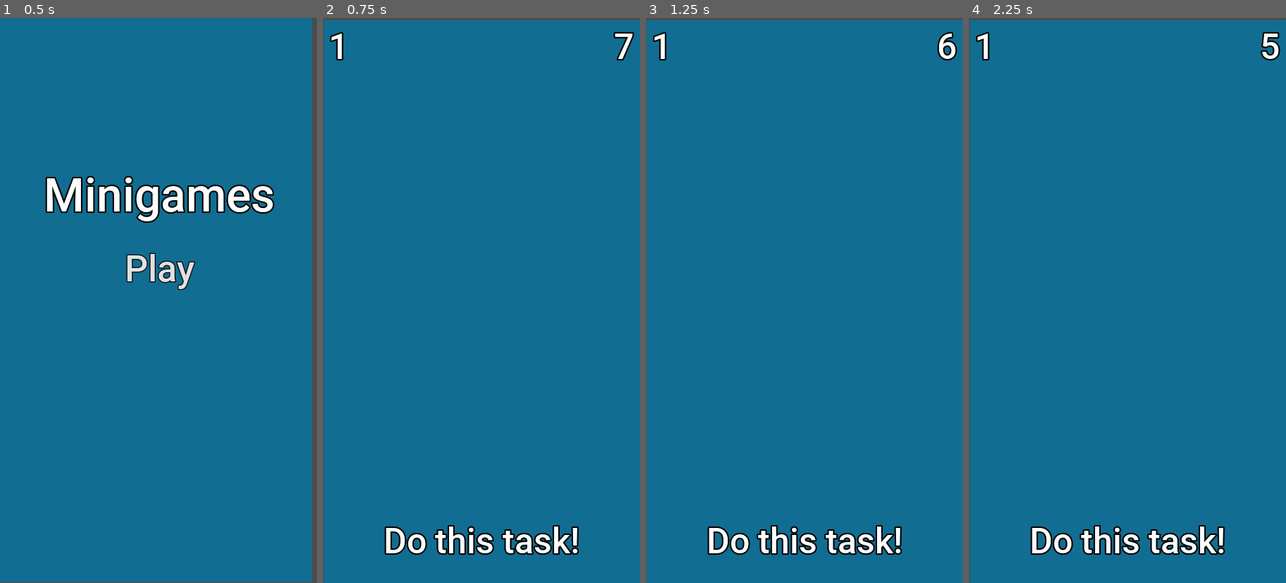
Above: before the commit, frames 1-4 (left to right).
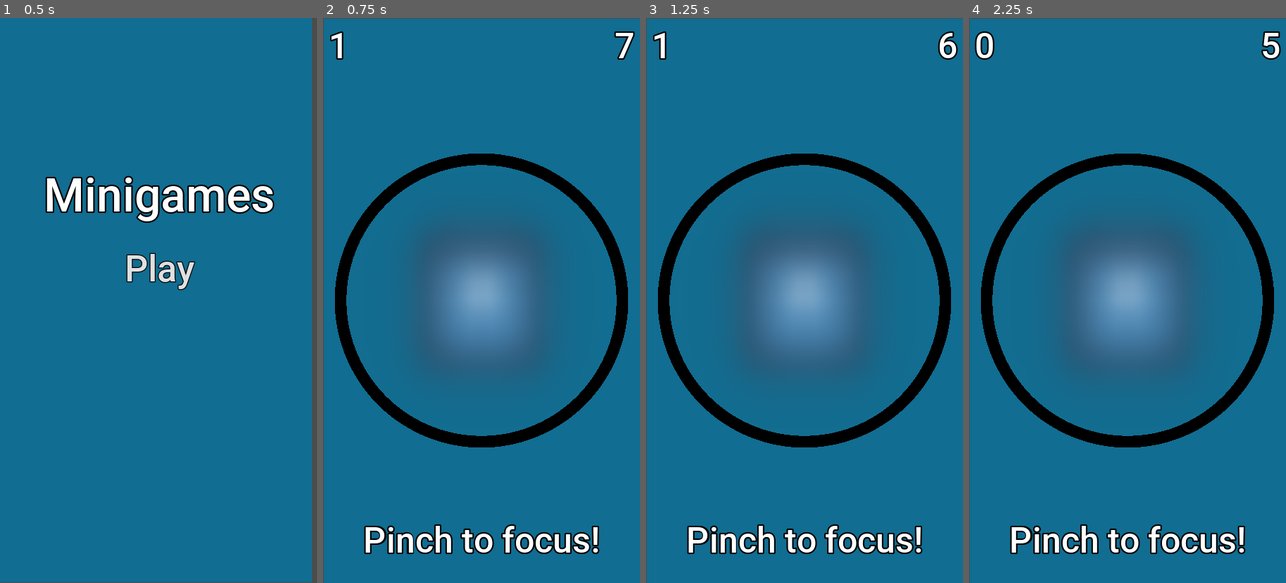
Above: after the commit, the same moments.

Repository: N-Ziermann/Minigame-Collection
Game: Godot game, scene res://Scenes/Main-Scene.tscn
Same seed, same stepped clock (60 frames per second), same inputs: the game is played once before the commit and once after it. The engine's default icon, where the game draws it, is replaced by a stand-in: a white triangle on a blue panel in a dark square.
Inputs (mouse positions are in pixels of both pictures, inside the frame that each line leads up to):
- Up to frame 1 (0.5 s): no input
- Up to frame 2 (0.75 s): click "Play" at 0.5 s
- Up to frame 3 (1.25 s): no input
- Up to frame 4 (2.25 s): tap Enter at 1.25 s; move the mouse to (1197, 272) at 1.27 s; click (1197, 272) at 1.42 s; drag from (1064, 328) to (1111, 413) at 2.02 s

Frame 1 is identical in both runs. In frame 2, 16% of the frame differs, in the area x 0-100%, y 0-95%; in frame 3, 17%; in frame 4, 17%.

Commit message:
Implement pinch

Diff:
--- a/App/Scenes/Magnifying_Glass.tscn
+++ b/App/Scenes/Magnifying_Glass.tscn
@@ -1,11 +1,14 @@
-[gd_scene load_steps=5 format=2]
-
+[gd_scene load_steps=9 format=2]
+
+[ext_resource path="res://Scripts/Score.gd" type="Script" id=1]
+[ext_resource path="res://Scripts/Timer.gd" type="Script" id=2]
+[ext_resource path="res://Fonts/Roboto-Medium.ttf" type="DynamicFontData" id=3]
 [ext_resource path="res://icon.png" type="Texture" id=4]
 
 [sub_resource type="Shader" id=1]
 code = "shader_type canvas_item;
 
-// default values are what the shader tested with
+// default values are what the shader was tested with
 uniform float blur : hint_range(-5.0,5.0)  = 5;
 uniform float radius_uniform : hint_range(0,400)  = 230;
 uniform float border_width_uniform : hint_range(0,50) = 20;
@@ -22,18 +25,18 @@
 	float border_width = border_width_uniform * screen_to_test_res_ratio;
 	//execute shader
 	vec2 center = vec2(viewport_width/2.0, viewport_height/2.0);
-	vec2 pixelPos = (new_uv / SCREEN_PIXEL_SIZE);
+	vec2 pixelPos = (new_uv / SCREEN_PIXEL_SIZE);	// where the pixel is on screen
 	vec2 dist_to_center_vec = vec2(abs(pixelPos.x-center.x),abs(pixelPos.y-center.y));
 	float dist_to_center = sqrt(pow(dist_to_center_vec.x,2) + pow(dist_to_center_vec.y,2));
 
+	// if pixel inside the border arround the lense
 	if (dist_to_center > radius && dist_to_center < radius+border_width){
 		blurarea = vec4(0.0,0.0,0.0,1.0);
 	}
+	// if pixel inside lense-area
 	if (dist_to_center < radius){
 		 blurarea = texture(SCREEN_TEXTURE, SCREEN_UV, abs(blur));
 	}
-
-	//blurarea = vec4(0,0,0,pixelPos.y/300.0);
 
 	COLOR = blurarea;
 }"
@@ -50,7 +53,9 @@
 script/source = "extends Node2D
 
 var shader
-
+var fingers = {}
+var finger_distance
+var last_finger_distance
 
 func _ready():
 	shader = get_tree().get_root().get_node(\"Node2D/CanvasLayer/Shader\")
@@ -67,26 +72,68 @@
 	print(shader.material.get_shader_param(\"blur\"))
 
 
+func change_blur(change_in_finger_distance): # value < 0 = distnace smaller
+	var blur = shader.material.get_shader_param(\"blur\")
+	blur += change_in_finger_distance * 0.075
+	if blur <-5:
+		blur = -5
+	if blur > 5:
+		blur = 5
+
+	shader.material.set_shader_param(\"blur\", blur)
+
+
+func on_time_over():
+	pass
+
+
+func calc_finger_distance():
+	# pythagoras:
+	return sqrt( pow( abs(fingers[0].x - fingers[1].x) ,2) + pow( abs(fingers[0].y - fingers[1].y) ,2))
+
 func _process(_delta):
 	var blur
 	if shader != null:
 		blur = shader.material.get_shader_param(\"blur\")
-		if blur < 0.5 and blur > -0.5:
+		if blur <= 0.25 and blur >= -0.25:
 			print(\"YEAH!\")
+			get_tree().get_root().get_node(\"Node2D/UI/Score\").text = \"aaaaaaaaaaaaaaaa\"
+
+
+# calc values about pinch
+func _input(event):
+	if event is InputEventScreenTouch:
+		if event.pressed: 	# start touch
+			fingers[event.index] = event.position
+		else:				# end touch
+			fingers.erase(event.index)
+
+		if fingers.size() == 2:
+			last_finger_distance  = calc_finger_distance()
+
+	if event is InputEventScreenDrag:
+		var change_in_finger_distance
+		fingers[event.index] = event.position
+		if fingers.size() == 2:
+			finger_distance  = calc_finger_distance()
+			if last_finger_distance != null:
+				change_in_finger_distance = finger_distance - last_finger_distance
+			last_finger_distance = finger_distance
+		else:
+			last_finger_distance = null
+			change_in_finger_distance = 0
+
+		get_tree().get_root().get_node(\"Node2D/UI/Score\").text = str(change_in_finger_distance)
+		change_blur(change_in_finger_distance)
 "
 
+[sub_resource type="DynamicFont" id=4]
+size = 120
+outline_size = 5
+outline_color = Color( 0, 0, 0, 1 )
+font_data = ExtResource( 3 )
+
 [node name="Node2D" type="Node2D"]
-
-[node name="icon" type="Sprite" parent="."]
-position = Vector2( 746.388, 725.054 )
-scale = Vector2( 6.67967, 7.39087 )
-texture = ExtResource( 4 )
-offset = Vector2( -26.1137, -19.8875 )
-
-[node name="icon2" type="Sprite" parent="."]
-position = Vector2( 200, 200 )
-texture = ExtResource( 4 )
-offset = Vector2( -26.1137, -19.8875 )
 
 [node name="CanvasLayer" type="CanvasLayer" parent="."]
 
@@ -106,3 +153,69 @@
 
 [node name="GameManager" type="Node2D" parent="."]
 script = SubResource( 3 )
+
+[node name="UI" type="Node2D" parent="."]
+
+[node name="Timer" type="Label" parent="UI"]
+margin_left = 855.0
+margin_top = 20.0
+margin_right = 1060.0
+margin_bottom = 170.0
+custom_fonts/font = SubResource( 4 )
+text = "5"
+align = 2
+valign = 1
+script = ExtResource( 2 )
+__meta__ = {
+"_edit_lock_": true,
+"_edit_use_anchors_": false
+}
+
+[node name="Score" type="Label" parent="UI"]
+margin_left = 20.0
+margin_top = 20.0
+margin_right = 225.0
+margin_bottom = 170.0
+custom_fonts/font = SubResource( 4 )
+text = "1"
+valign = 1
+script = ExtResource( 1 )
+__meta__ = {
+"_edit_lock_": true,
+"_edit_use_anchors_": false
+}
+
+[node name="Exercise" type="Label" parent="UI"]
+margin_top = 1700.0
+margin_right = 1080.0
+margin_bottom = 1850.0
+custom_fonts/font = SubResource( 4 )
+text = "Pinch to focus!"
+align = 1
+valign = 1
+__meta__ = {
+"_edit_lock_": true,
+"_edit_use_anchors_": false
+}
+
+[node name="Foreground" type="Node2D" parent="."]
+
+[node name="icon" type="Sprite" parent="Foreground"]
+position = Vector2( 540, 960 )
+scale = Vector2( 6.67967, 7.39087 )
+texture = ExtResource( 4 )
+
+[node name="Background" type="Node2D" parent="."]
+z_index = -1
+
+[node name="ColorRect" type="ColorRect" parent="Background"]
+margin_left = 3.01471
+margin_top = 3.01465
+margin_right = 1083.01
+margin_bottom = 1923.01
+mouse_filter = 2
+color = Color( 0.0705882, 0.431373, 0.572549, 1 )
+__meta__ = {
+"_edit_lock_": true,
+"_edit_use_anchors_": false
+}
--- a/App/Scripts/Global.gd
+++ b/App/Scripts/Global.gd
@@ -9,8 +9,9 @@
 
 # ["name", time_easy, time_medium, time_hard]
 var scenes = [
-	["Tab_Moles.tscn", 7, 5, 3],
-	["Default_Scene.tscn", 7, 5, 3],
+	#["Tab_Moles.tscn", 7, 5, 3],
+	#["Default_Scene.tscn", 7, 5, 3],
+	["Magnifying_Glass.tscn", 7, 5, 3],
 ]
 
 
--- a/App/Scripts/Timer.gd
+++ b/App/Scripts/Timer.gd
@@ -1,12 +1,17 @@
 extends Label
 
 var time_at_start
-var time_for_level
+var time_for_level = 5
 var time_left
+var debug = false
 
-# Called when the node enters the scene tree for the first time.
 func _ready():
-	time_for_level = $"/root/Global".active_scene[$"/root/Global".difficulty + 1]
+	# prevent error when scene is run as standalone
+	if $"/root/Global".active_scene != null:
+		time_for_level = $"/root/Global".active_scene[$"/root/Global".difficulty + 1]
+	else:
+		debug = true
+	# prepare timer
 	self.text = str(time_for_level)
 	time_left = time_for_level
 	time_at_start = OS.get_unix_time()
@@ -15,6 +20,7 @@
 func _process(_delta):
 	time_left = time_for_level - (OS.get_unix_time() - time_at_start)
 	if time_left < 0:
-		get_tree().get_root().get_node("Node2D/GameManager").on_time_over()
+		if not debug:
+			get_tree().get_root().get_node("Node2D/GameManager").on_time_over()
 	else:
 		self.text = str(time_left)
--- a/App/project.godot
+++ b/App/project.godot
@@ -33,6 +33,10 @@
 window/stretch/mode="2d"
 window/stretch/aspect="keep"
 
+[input_devices]
+
+pointing/emulate_touch_from_mouse=true
+
 [rendering]
 
 quality/2d/use_pixel_snap=true
Not shown: 4 places in App/Scenes/Default_Scene.tscn that only renumber resources
